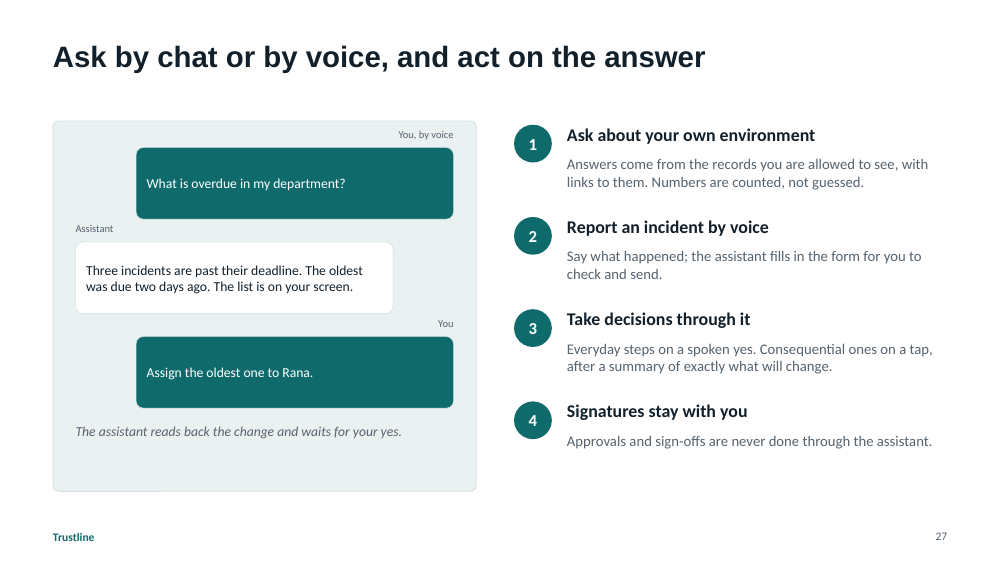
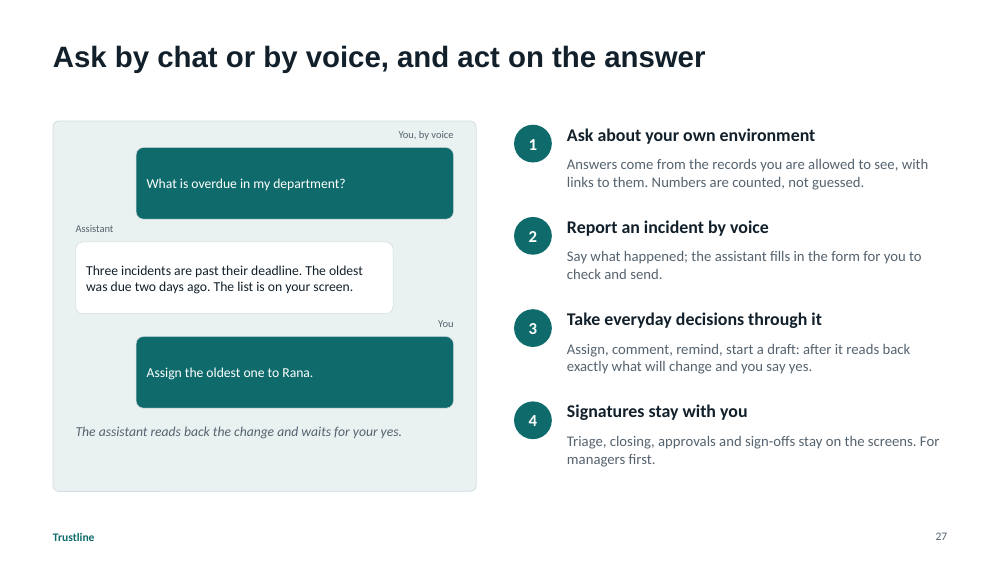
Before and after one commit to husseinalbustany/Trustline, a slide deck: slide 27 of docs/presentations/Trustline-Platform-Overview.pptx. Drawn at 1008x567 pixels with LibreOffice and Linux fonts; fonts in the diff are those of the drawing. Boxes give left, top, right and bottom in pixels: in the first picture for what was removed or moved away, otherwise in the second. Text is boxed around its words. In the diff, an @@ line names an element or a change of style, - is before the commit and + after.

```diff
--- a/docs/presentations/Trustline-Platform-Overview.pptx
+++ b/docs/presentations/Trustline-Platform-Overview.pptx
@@ text at [567, 312, 822, 328]: text changed @@
-Take decisions through it
+Take everyday decisions through it
@@ text at [567, 344, 911, 374]: text changed @@
-Everyday steps on a spoken yes. Consequential ones on a tap, after a summary of exactly what will change.
+Assign, comment, remind, start a draft: after it reads back exactly what will change and you say yes.
@@ text at [567, 436, 939, 467]: text changed @@
-Approvals and sign-offs are never done through the assistant.
+Triage, closing, approvals and sign-offs stay on the screens. For managers first.
```
Also in this commit, not shown: 1 other slide changed, 1 slide added, 2 other files.
